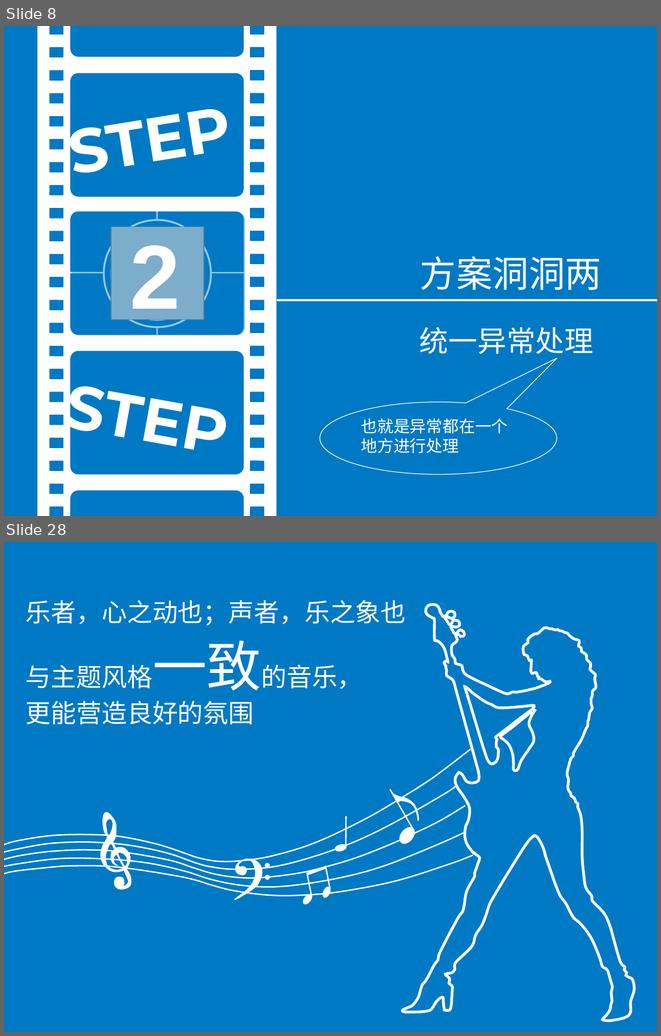
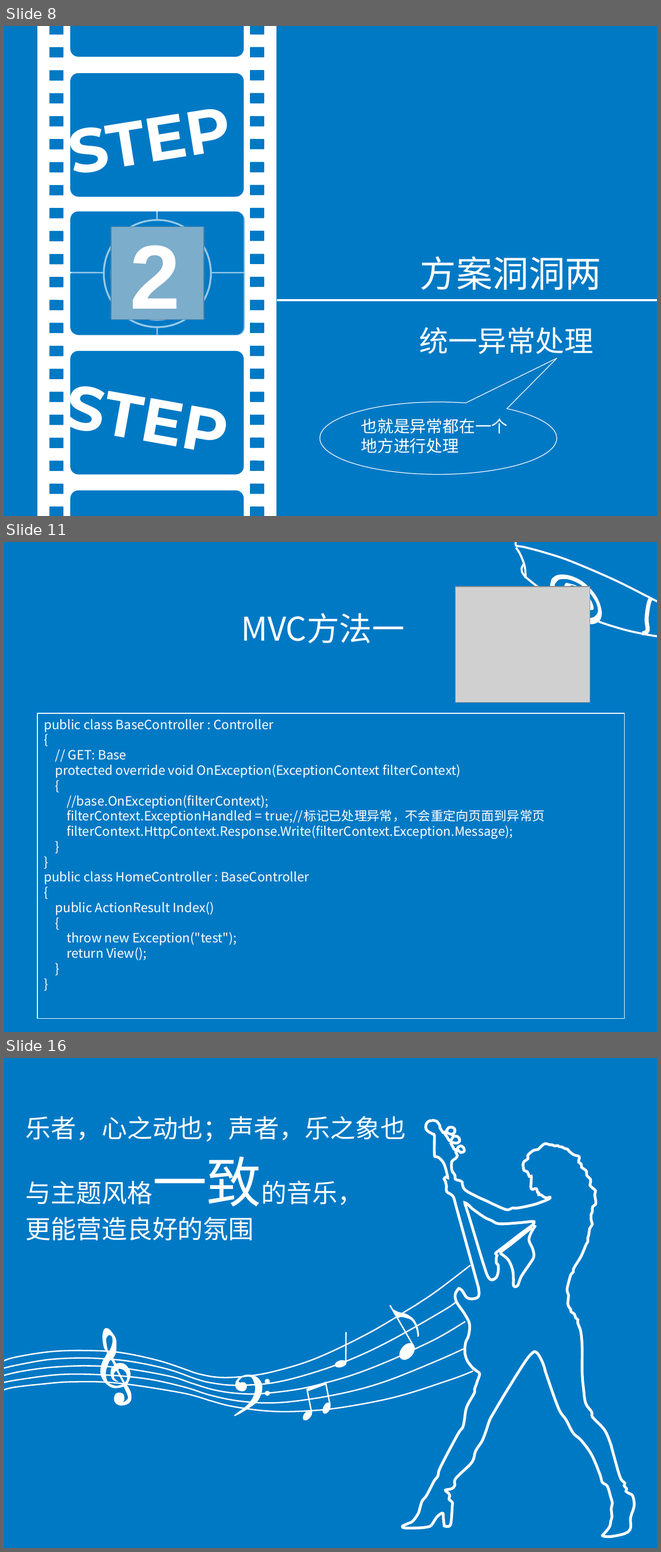
Before and after one commit to fuhaih/MyDiary, a slide deck: ppt/exception.ppt. Shown one above the other, each under a label of ours: slides 8 and 28 before the commit, slides 8, 11 and 16 after it; the slides between them are not shown. The pictures are 661x1036 and 661x1552 pixels, drawn with LibreOffice and Linux fonts; fonts in the diff are those of the drawing; grey boxes stand for pictures. Boxes give left, top, right and bottom in pixels: in the first picture for what was removed or moved away, otherwise in the second. Text is boxed around its words. In the diff, an @@ line names an element or a change of style, - is before the commit and + after.

```diff
--- a/ppt/exception.ppt
+++ b/ppt/exception.ppt
@@ slide 11 added at box(4, 542, 657, 1032), background #0079C5 @@
@@ freeform shape added at box(515, 542, 657, 609), outline #FFFFFF 2.24 pt @@
@@ freeform shape added at box(516, 548, 526, 579), outline #FFFFFF 2.24 pt @@
@@ freeform shape added at box(599, 542, 657, 637), outline #FFFFFF 2.24 pt @@
@@ freeform shape added at box(521, 564, 555, 599), outline #FFFFFF 2.24 pt @@
@@ picture added at box(455, 587, 590, 702) @@
@@ freeform shape added at box(550, 575, 601, 624), fill #FFFFFF, outline #FFFFFF 2.01 pt @@
@@ freeform shape added at box(555, 580, 597, 617), fill #0079C5, outline #0079C5 2.01 pt @@
@@ freeform shape added at box(564, 582, 593, 610), fill #FFFFFF @@
@@ freeform shape added at box(569, 585, 590, 606), fill #0079C5 @@
@@ freeform shape added at box(642, 598, 651, 633), outline #FFFFFF 4.51 pt @@
@@ text added at box(241, 613, 405, 643), 36 pt, text #FFFFFF @@
+MVC方法一
@@ rectangle added at box(37, 713, 624, 1018), fill #0079C5, outline #FFFFFF 0.74 pt, 14 pt, text #FFFFFF @@
+public class BaseController : Controller
+{
+// GET: Base
+protected override void OnException(ExceptionContext filterContext)
+{
+//base.OnException(filterContext);
+filterContext.ExceptionHandled = true;//标记已处理异常，不会重定向页面到异常页
+filterContext.HttpContext.Response.Write(filterContext.Exception.Message);
+}
+}
+public class HomeController : BaseController
+{
+public ActionResult Index()
+{
+throw new Exception("test");
+return View();
+}
+}
@@ what was slide 28 is now slide 16 @@
```
Also in this commit, not shown: 4 slides changed, 5 other slides added, 4 slides removed, 1 other file.
